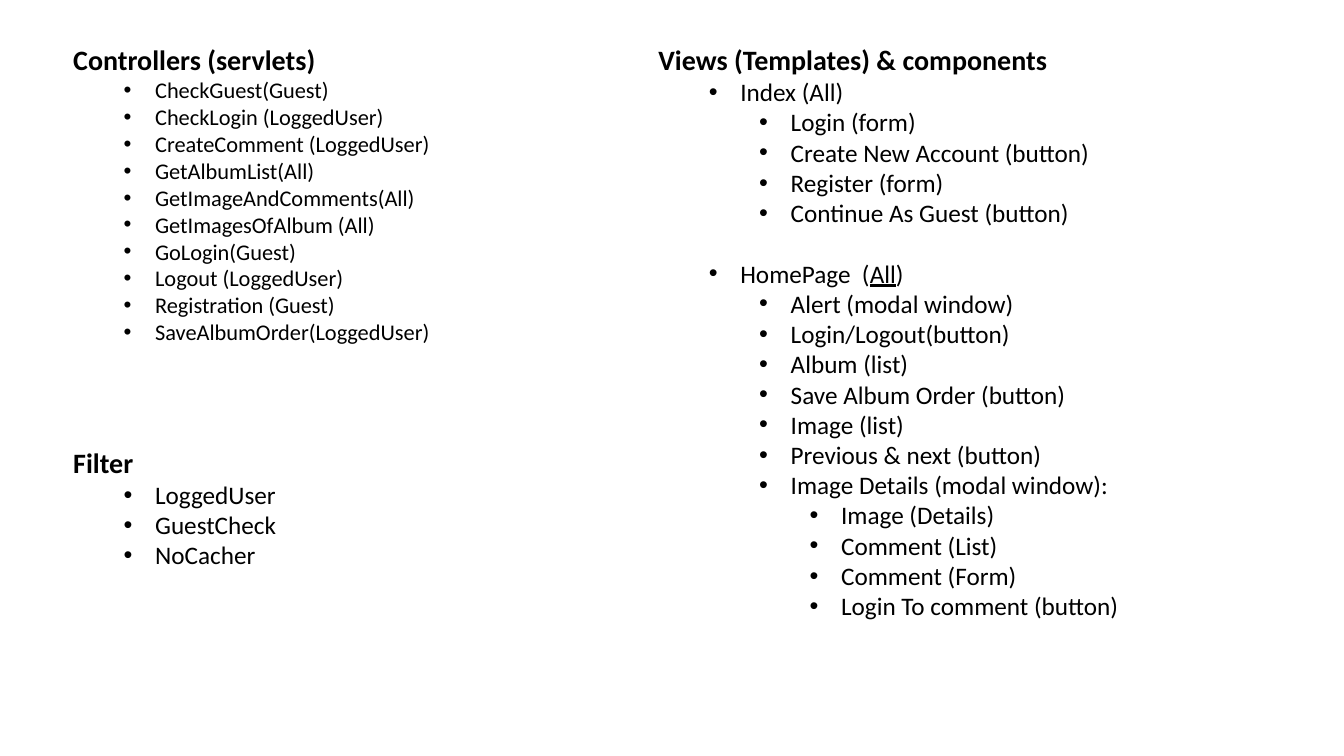
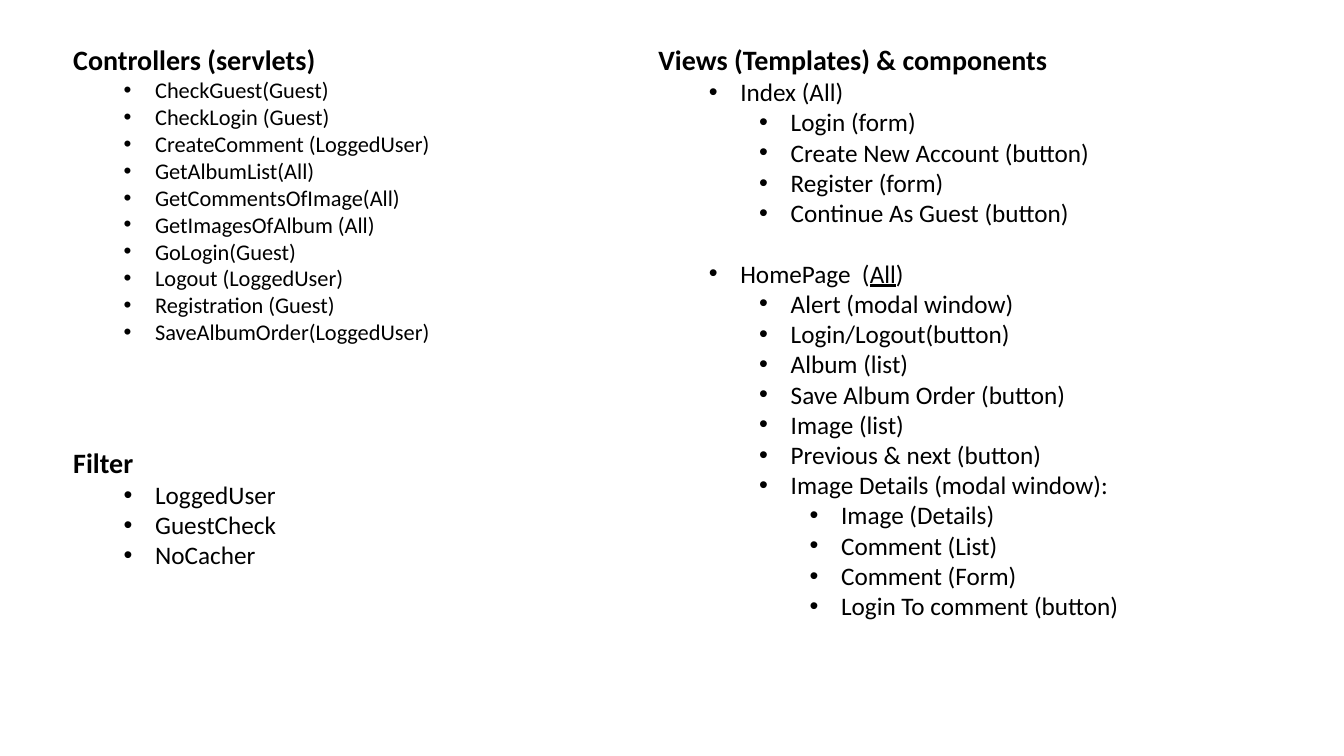
Before and after one commit to Giulsmoon/TecnologiePerIlWeb_Project1, a slide deck: slide 13 of Presentazioni Powerpoint/Progetto1_versione_RIA.pptx (slide 2 before the commit). Drawn at 1344x756 pixels with LibreOffice and Linux fonts; fonts in the diff are those of the drawing. Boxes give left, top, right and bottom in pixels: in the first picture for what was removed or moved away, otherwise in the second. Text is boxed around its words. In the diff, an @@ line names an element or a change of style, - is before the commit and + after.

```diff
--- a/Presentazioni Powerpoint/Progetto1_versione_RIA.pptx
+++ b/Presentazioni Powerpoint/Progetto1_versione_RIA.pptx
@@ text at <box>155,109,329,129</box>: text changed @@
-  • CheckLogin (LoggedUser)
+  • CheckLogin (Guest)
@@ text at <box>155,190,400,210</box>: text changed @@
-  • GetImageAndComments(All)
+  • GetCommentsOfImage(All)
```
Also in this commit, not shown: 12 other slides changed, 15 slides added, 23 other files.
